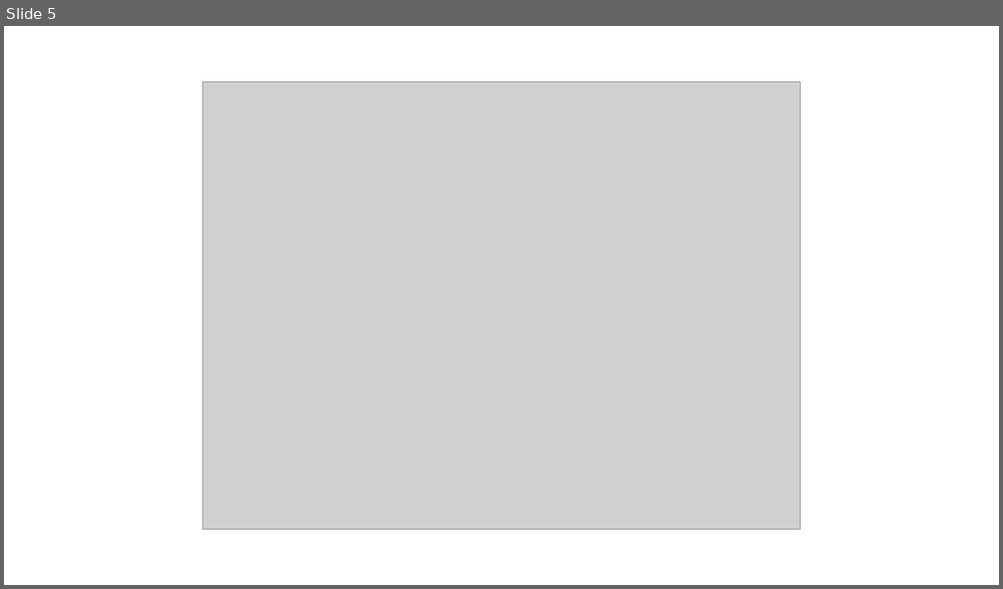
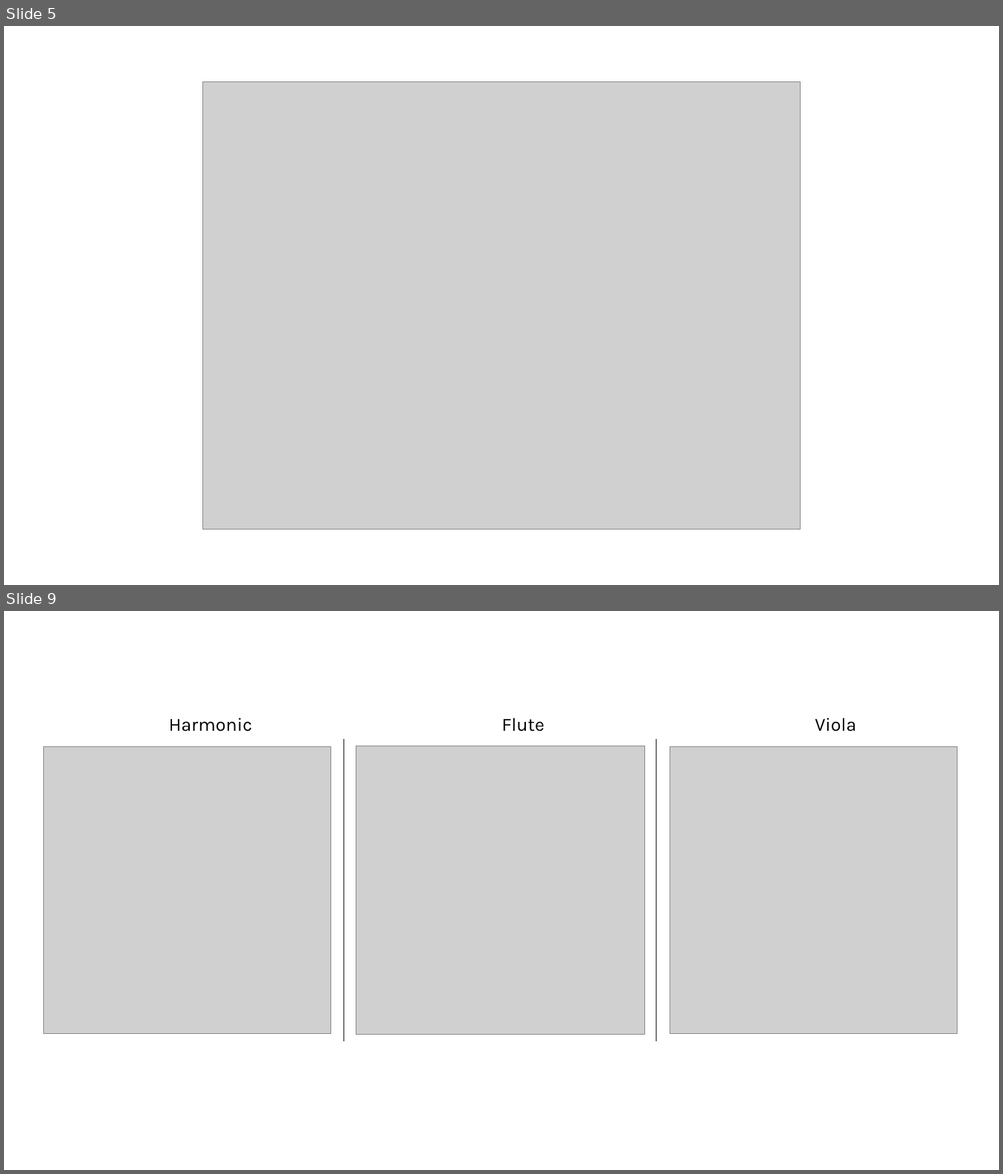
Before and after one commit to zosiaholubowska/relative_pratt, a slide deck: analysis_dnn/results_summary.pptx. Shown one above the other, each under a label of ours: slide 5 before the commit, slides 5 and 9 after it; the slides between them are not shown. The pictures are 1003x589 and 1003x1174 pixels, drawn with LibreOffice and Linux fonts; fonts in the diff are those of the drawing; grey boxes stand for pictures. Boxes give left, top, right and bottom in pixels: in the first picture for what was removed or moved away, otherwise in the second. Text is boxed around its words. In the diff, an @@ line names an element or a change of style, - is before the commit and + after.

```diff
--- a/analysis_dnn/results_summary.pptx
+++ b/analysis_dnn/results_summary.pptx
@@ slide 9 added at (x1=4, y1=611, x2=999, y2=1170), background #FFFFFF @@
@@ text added at (x1=169, y1=718, x2=253, y2=732), 18 pt, text #000000 @@
+Harmonic
@@ text added at (x1=501, y1=718, x2=544, y2=732), 18 pt, text #000000 @@
+Flute
@@ text added at (x1=814, y1=718, x2=856, y2=732), 18 pt, text #000000 @@
+Viola
@@ line added from (344, 739) to (344, 1042), #7F7F7F 1.5 pt @@
@@ line added from (656, 739) to (656, 1042), #7F7F7F 1.5 pt @@
@@ picture added at (x1=43, y1=747, x2=331, y2=1034) @@
@@ picture added at (x1=356, y1=746, x2=644, y2=1035) @@
@@ picture added at (x1=670, y1=747, x2=958, y2=1034) @@
```
Also in this commit, not shown: 3 other slides added, 11 other files.
